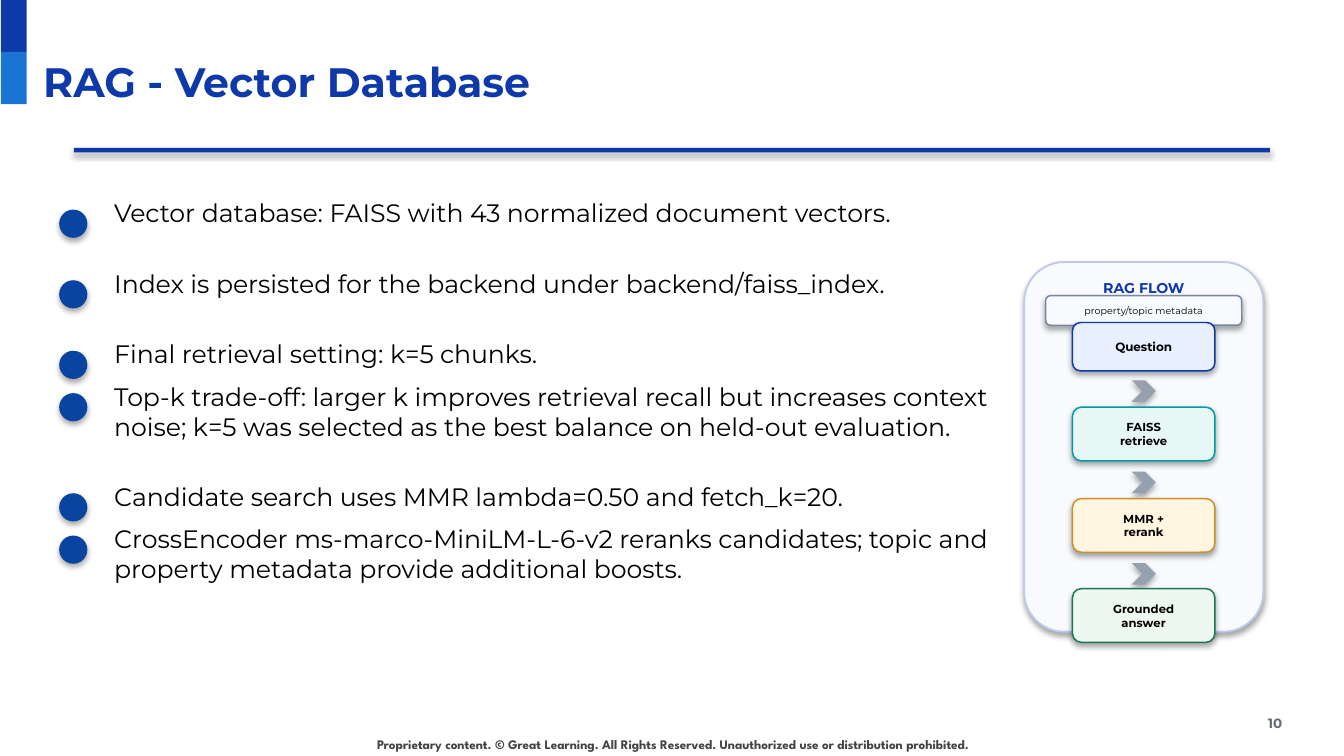
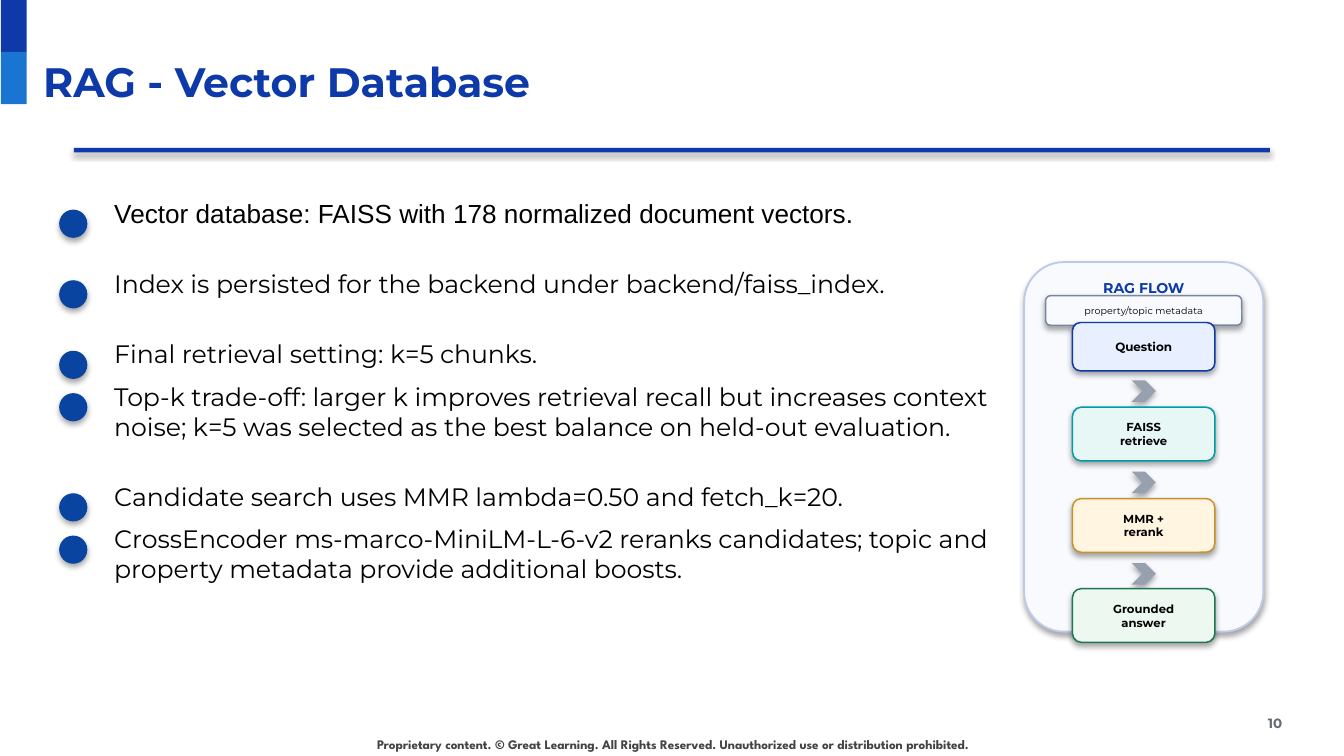
Before and after one commit to raovutukoor1/aurora-stay-qna-120-token-option, a slide deck: slide 10 of presentations/Aurora_Stays_RAG_120_Token_Option.pptx. Drawn at 1344x756 pixels with LibreOffice and Linux fonts; fonts in the diff are those of the drawing; background and template pictures are left out. Boxes give left, top, right and bottom in pixels: in the first picture for what was removed or moved away, otherwise in the second. Text is boxed around its words. In the diff, an @@ line names an element or a change of style, - is before the commit and + after.

```diff
--- a/presentations/Aurora_Stays_RAG_120_Token_Option.pptx
+++ b/presentations/Aurora_Stays_RAG_120_Token_Option.pptx
@@ text at (114, 204, 853, 224): text changed; size 13.5 to 14 pt; font Montserrat to Arial @@
-Vector database: FAISS with 43 normalized document vectors.
+Vector database: FAISS with 178 normalized document vectors.
```
Also in this commit, not shown: 21 other slides changed, 1 other file.
